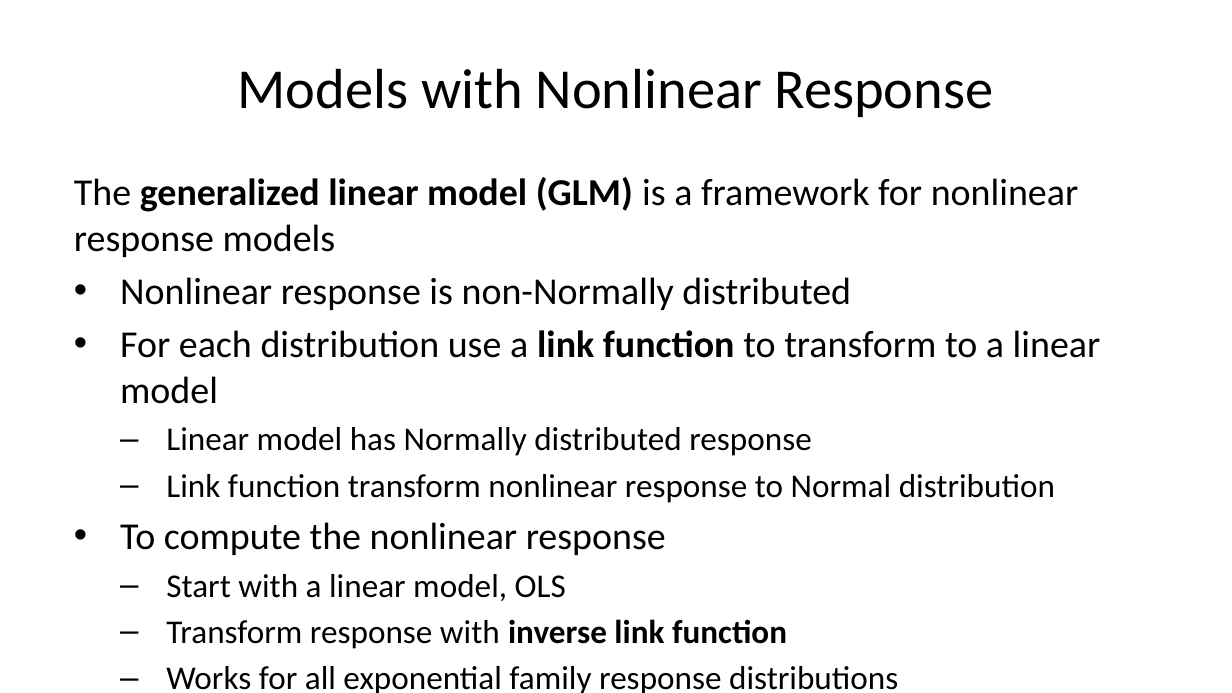
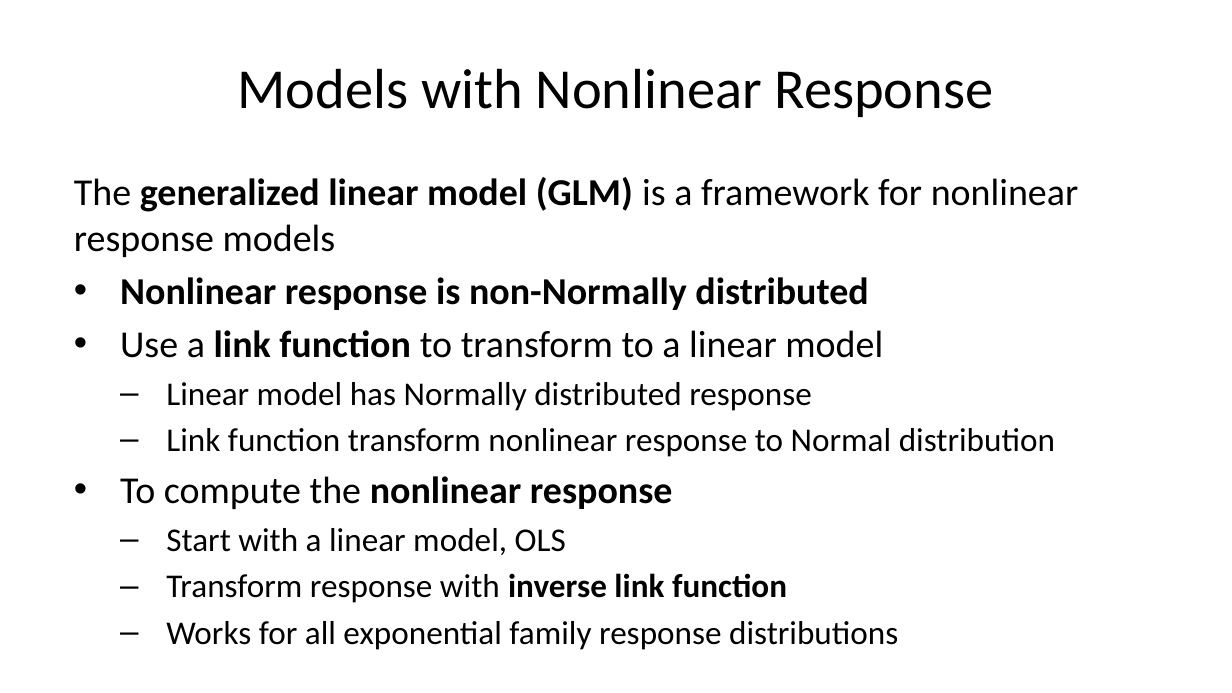
Before and after one commit to StephenElston/CSCI-E-83, a slide deck: slide 17 of LectureSlides/09_GeneralizingTheLinearModel.pptx. Drawn at 1232x693 pixels with LibreOffice and Linux fonts; fonts in the diff are those of the drawing. Boxes give left, top, right and bottom in pixels: in the first picture for what was removed or moved away, otherwise in the second. Text is boxed around its words. In the diff, an @@ line names an element or a change of style, - is before the commit and + after.

```diff
--- a/LectureSlides/09_GeneralizingTheLinearModel.pptx
+++ b/LectureSlides/09_GeneralizingTheLinearModel.pptx
@@ text at bbox=[120, 277, 868, 509]: bold on in "Nonlinear response is non-Normally distributed", "nonlinear response" @@
@@ text at bbox=[120, 330, 883, 358]: text changed @@
-• For each distribution use a link function to transform to a linear model
+• Use a link function to transform to a linear model
```
Also in this commit, not shown: 9 other slides changed, 1 slide added, 1 slide removed.
